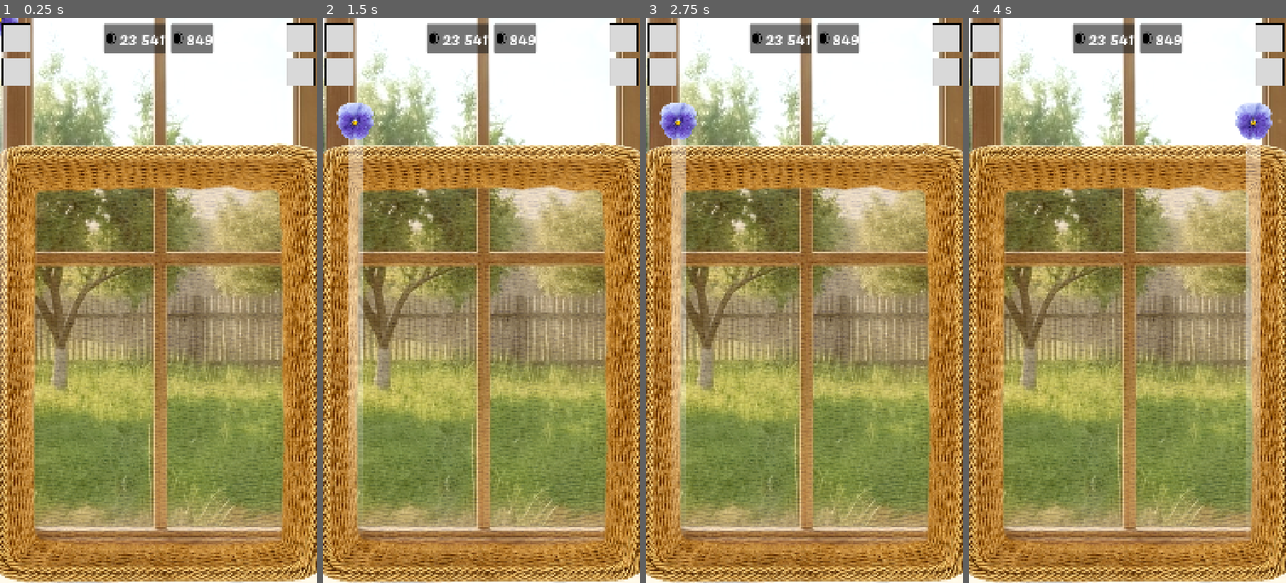
Above: before the commit, frames 1-4 (left to right).
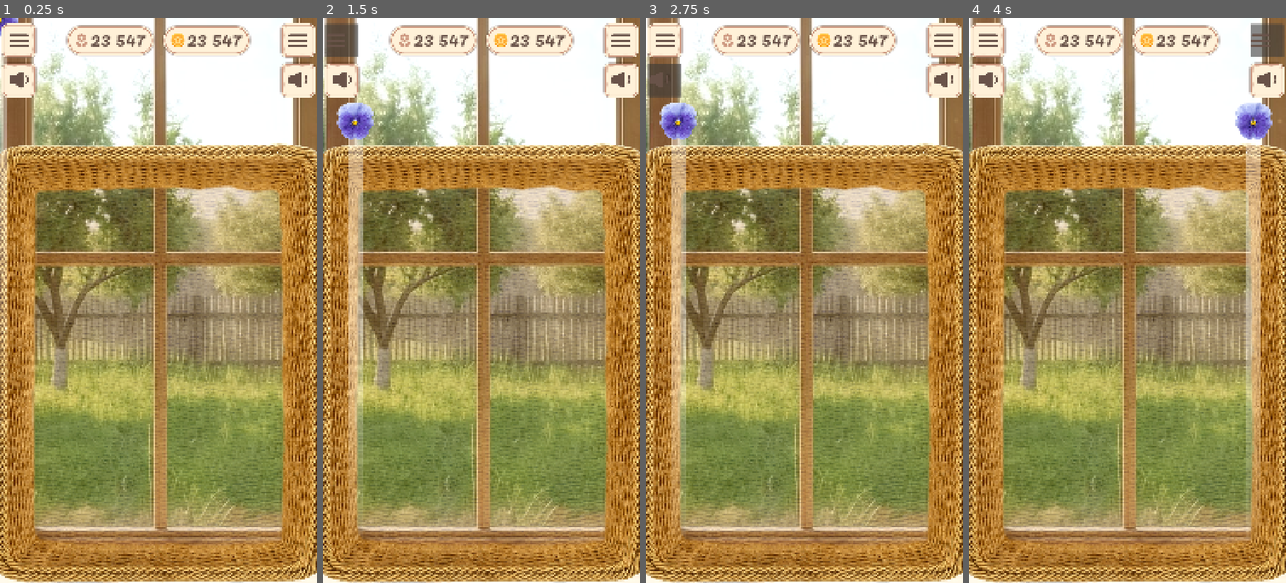
Above: after the commit, the same moments.

Repository: justkuzan/SuikaGame
Game: Godot game, scene res://Core/Level/Level.tscn
The game is run twice, just before and just after one commit, with the same random seed, the same clock (stepped at 60 frames per second) and the same inputs.
Inputs (mouse positions are in pixels of both pictures, inside the frame that each line leads up to):
- Up to frame 1 (0.25 s): no input
- Up to frame 2 (1.5 s): click (338, 40) at 0.52 s; click (342, 40) at 1.27 s
- Up to frame 3 (2.75 s): click (661, 74) at 2.02 s
- Up to frame 4 (4 s): click (988, 80) at 2.77 s; click (1270, 40) at 3.52 s

The runs differ from the first frame. In frame 1, 5.9% of the frame differs, in the area x 0-100%, y 0-15%; in frame 2, 5.9%; in frame 3, 5.9%; in frame 4, 5.9%.

Commit message:
Added InGameUI icons, themes and styles

Diff:
--- /dev/null
+++ b/Resources/Fonts/Pacifico-32-Brown.tres
@@ -0,0 +1,8 @@
+[gd_resource type="LabelSettings" format=3 uid="uid://cg3khydp3xsl8"]
+
+[ext_resource type="FontFile" uid="uid://cacm4b36c5c5a" path="res://Assets/Fonts/Pacifico-Regular.ttf" id="1_ejmuv"]
+
+[resource]
+font = ExtResource("1_ejmuv")
+font_size = 32
+font_color = Color(0.4117647, 0.3254902, 0.28627452, 1)
--- /dev/null
+++ b/Resources/Fonts/Pacifico-64-Brown.tres
@@ -0,0 +1,8 @@
+[gd_resource type="LabelSettings" format=3 uid="uid://d1tvowrbxeyyf"]
+
+[ext_resource type="FontFile" uid="uid://cacm4b36c5c5a" path="res://Assets/Fonts/Pacifico-Regular.ttf" id="1_6ygag"]
+
+[resource]
+font = ExtResource("1_6ygag")
+font_size = 64
+font_color = Color(0.4117647, 0.3254902, 0.28627452, 1)
--- /dev/null
+++ b/UI/ButtonThemes/IconButton/icon-button-theme.tres
@@ -0,0 +1,8 @@
+[gd_resource type="Theme" format=3 uid="uid://4g8icp11ewv5"]
+
+[ext_resource type="StyleBox" uid="uid://b1be7hu7wucx3" path="res://UI/ButtonThemes/IconButton/normal-button.tres" id="1_8j65i"]
+
+[resource]
+Button/colors/font_color = Color(0.4117647, 0.3254902, 0.28627452, 1)
+Button/font_sizes/font_size = 32
+Button/styles/normal = ExtResource("1_8j65i")
--- /dev/null
+++ b/UI/ButtonThemes/IconButton/normal-button.tres
@@ -0,0 +1,16 @@
+[gd_resource type="StyleBoxTexture" format=3 uid="uid://b1be7hu7wucx3"]
+
+[ext_resource type="Texture2D" uid="uid://bh757l6ri4a4p" path="res://UI/ButtonThemes/IconButton/icon_bg_default.png" id="1_do8nh"]
+
+[resource]
+texture = ExtResource("1_do8nh")
+texture_margin_left = 25.0
+texture_margin_top = 25.0
+texture_margin_right = 25.0
+texture_margin_bottom = 25.0
+expand_margin_left = 4.0
+expand_margin_top = 4.0
+expand_margin_right = 4.0
+expand_margin_bottom = 4.0
+axis_stretch_horizontal = 2
+axis_stretch_vertical = 2
--- a/UI/InGameUI.tscn
+++ b/UI/InGameUI.tscn
@@ -1,13 +1,13 @@
 [gd_scene format=3 uid="uid://wt22gdfc845k"]
 
 [ext_resource type="Script" uid="uid://b5tjkq6wgnoo6" path="res://UI/InGameUi.gd" id="1_iybee"]
-[ext_resource type="Texture2D" uid="uid://bqi1yu8iwr86w" path="res://Assets/Sprites/TestObjects/button-placeholder.png" id="2_v4w3m"]
-[ext_resource type="Texture2D" uid="uid://dspo1dek3tcm8" path="res://Assets/Sprites/TestObjects/icon-placeholder.png" id="3_fpkuk"]
-[ext_resource type="FontFile" uid="uid://cacm4b36c5c5a" path="res://Assets/Fonts/Pacifico-Regular.ttf" id="4_slqm7"]
-
-[sub_resource type="LabelSettings" id="LabelSettings_yoa8l"]
-font = ExtResource("4_slqm7")
-font_size = 56
+[ext_resource type="Texture2D" uid="uid://d2hpv8y3031am" path="res://UI/Panels/panel_bg_default.png" id="2_slqm7"]
+[ext_resource type="Texture2D" uid="uid://chkbffcuj618i" path="res://UI/Icons/icon-menu.png" id="3_2wdwc"]
+[ext_resource type="Texture2D" uid="uid://daoc2eeg23pba" path="res://UI/Icons/icon-flower.png" id="4_yoa8l"]
+[ext_resource type="LabelSettings" uid="uid://d1tvowrbxeyyf" path="res://Resources/Fonts/Pacifico-64-Brown.tres" id="5_qabgy"]
+[ext_resource type="Theme" uid="uid://4g8icp11ewv5" path="res://UI/ButtonThemes/IconButton/icon-button-theme.tres" id="7_qabgy"]
+[ext_resource type="Texture2D" uid="uid://rg2ohh8aaix4" path="res://UI/Icons/icon-coin.png" id="8_2wdwc"]
+[ext_resource type="Texture2D" uid="uid://bxlg0o7uuaskf" path="res://UI/Icons/icon-sound.png" id="8_51tg6"]
 
 [node name="InGameUI" type="CanvasLayer" unique_id=392788018]
 script = ExtResource("1_iybee")
@@ -43,13 +43,15 @@
 layout_mode = 2
 theme_override_constants/separation = 20
 
-[node name="Menu-TextureButton" type="TextureButton" parent="InGameUI/General-Margin/Top-HBox/LeftButtons-VBox" unique_id=1552402156]
+[node name="Sound-Button" type="Button" parent="InGameUI/General-Margin/Top-HBox/LeftButtons-VBox" unique_id=1930828619]
 layout_mode = 2
-texture_normal = ExtResource("2_v4w3m")
+theme = ExtResource("7_qabgy")
+icon = ExtResource("3_2wdwc")
 
-[node name="SoundOff-TextureButton" type="TextureButton" parent="InGameUI/General-Margin/Top-HBox/LeftButtons-VBox" unique_id=693055671]
+[node name="Menu-Button" type="Button" parent="InGameUI/General-Margin/Top-HBox/LeftButtons-VBox" unique_id=705252355]
 layout_mode = 2
-texture_normal = ExtResource("2_v4w3m")
+theme = ExtResource("7_qabgy")
+icon = ExtResource("8_51tg6")
 
 [node name="Empty" type="MarginContainer" parent="InGameUI/General-Margin/Top-HBox" unique_id=1965676137]
 layout_mode = 2
@@ -63,49 +65,91 @@
 layout_mode = 2
 size_flags_vertical = 0
 
-[node name="CounterBg-Panel" type="Panel" parent="InGameUI/General-Margin/Top-HBox/CenterCounters-HBox/Counter-Margin" unique_id=315065840]
+[node name="Bg-NinePatchRect" type="NinePatchRect" parent="InGameUI/General-Margin/Top-HBox/CenterCounters-HBox/Counter-Margin" unique_id=1898993787]
 layout_mode = 2
+texture = ExtResource("2_slqm7")
+patch_margin_left = 56
+patch_margin_top = 56
+patch_margin_right = 56
+patch_margin_bottom = 56
 
-[node name="Counter-HBox" type="HBoxContainer" parent="InGameUI/General-Margin/Top-HBox/CenterCounters-HBox/Counter-Margin" unique_id=1198849235]
+[node name="Text+Icon-Margin" type="MarginContainer" parent="InGameUI/General-Margin/Top-HBox/CenterCounters-HBox/Counter-Margin" unique_id=115322649]
+layout_mode = 2
+theme_override_constants/margin_left = 32
+theme_override_constants/margin_right = 34
+
+[node name="Counter-HBox" type="HBoxContainer" parent="InGameUI/General-Margin/Top-HBox/CenterCounters-HBox/Counter-Margin/Text+Icon-Margin" unique_id=1198849235]
+layout_mode = 2
+size_flags_horizontal = 4
+size_flags_vertical = 4
+theme_override_constants/separation = 6
+
+[node name="Icon-TextureRect" type="TextureRect" parent="InGameUI/General-Margin/Top-HBox/CenterCounters-HBox/Counter-Margin/Text+Icon-Margin/Counter-HBox" unique_id=331346275]
+layout_mode = 2
+size_flags_horizontal = 4
+size_flags_vertical = 4
+texture = ExtResource("4_yoa8l")
+
+[node name="Counter-VBox" type="VBoxContainer" parent="InGameUI/General-Margin/Top-HBox/CenterCounters-HBox/Counter-Margin/Text+Icon-Margin/Counter-HBox" unique_id=748777219]
 layout_mode = 2
 size_flags_horizontal = 4
 size_flags_vertical = 4
 
-[node name="Icon-TextureRect" type="TextureRect" parent="InGameUI/General-Margin/Top-HBox/CenterCounters-HBox/Counter-Margin/Counter-HBox" unique_id=331346275]
+[node name="Negative-Margin" type="MarginContainer" parent="InGameUI/General-Margin/Top-HBox/CenterCounters-HBox/Counter-Margin/Text+Icon-Margin/Counter-HBox/Counter-VBox" unique_id=694705018]
 layout_mode = 2
-size_flags_vertical = 4
-texture = ExtResource("3_fpkuk")
-stretch_mode = 2
+size_flags_horizontal = 3
+theme_override_constants/margin_top = -14
 
-[node name="Counter-Label" type="Label" parent="InGameUI/General-Margin/Top-HBox/CenterCounters-HBox/Counter-Margin/Counter-HBox" unique_id=63904488]
+[node name="Counter-Label" type="Label" parent="InGameUI/General-Margin/Top-HBox/CenterCounters-HBox/Counter-Margin/Text+Icon-Margin/Counter-HBox/Counter-VBox/Negative-Margin" unique_id=63904488]
 layout_mode = 2
-size_flags_vertical = 0
-text = "23 541"
-label_settings = SubResource("LabelSettings_yoa8l")
+text = "23 547"
+label_settings = ExtResource("5_qabgy")
+horizontal_alignment = 2
 
-[node name="Coins-Margin" type="MarginContainer" parent="InGameUI/General-Margin/Top-HBox/CenterCounters-HBox" unique_id=296882636]
+[node name="Coins-Margin2" type="MarginContainer" parent="InGameUI/General-Margin/Top-HBox/CenterCounters-HBox" unique_id=572598831]
 layout_mode = 2
 size_flags_vertical = 0
 
-[node name="CoinsBg-Panel" type="Panel" parent="InGameUI/General-Margin/Top-HBox/CenterCounters-HBox/Coins-Margin" unique_id=991110207]
+[node name="Bg-NinePatchRect" type="NinePatchRect" parent="InGameUI/General-Margin/Top-HBox/CenterCounters-HBox/Coins-Margin2" unique_id=410341923]
 layout_mode = 2
+texture = ExtResource("2_slqm7")
+patch_margin_left = 56
+patch_margin_top = 56
+patch_margin_right = 56
+patch_margin_bottom = 56
 
-[node name="Coins-HBox" type="HBoxContainer" parent="InGameUI/General-Margin/Top-HBox/CenterCounters-HBox/Coins-Margin" unique_id=1196540390]
+[node name="Text+Icon-Margin" type="MarginContainer" parent="InGameUI/General-Margin/Top-HBox/CenterCounters-HBox/Coins-Margin2" unique_id=505989942]
+layout_mode = 2
+theme_override_constants/margin_left = 32
+theme_override_constants/margin_right = 34
+
+[node name="Counter-HBox" type="HBoxContainer" parent="InGameUI/General-Margin/Top-HBox/CenterCounters-HBox/Coins-Margin2/Text+Icon-Margin" unique_id=1879777399]
+layout_mode = 2
+size_flags_horizontal = 4
+size_flags_vertical = 4
+theme_override_constants/separation = 6
+
+[node name="Icon-TextureRect" type="TextureRect" parent="InGameUI/General-Margin/Top-HBox/CenterCounters-HBox/Coins-Margin2/Text+Icon-Margin/Counter-HBox" unique_id=382691297]
+layout_mode = 2
+size_flags_horizontal = 4
+size_flags_vertical = 4
+texture = ExtResource("8_2wdwc")
+
+[node name="Counter-VBox" type="VBoxContainer" parent="InGameUI/General-Margin/Top-HBox/CenterCounters-HBox/Coins-Margin2/Text+Icon-Margin/Counter-HBox" unique_id=1897484262]
 layout_mode = 2
 size_flags_horizontal = 4
 size_flags_vertical = 4
 
-[node name="Icon-TextureRect" type="TextureRect" parent="InGameUI/General-Margin/Top-HBox/CenterCounters-HBox/Coins-Margin/Coins-HBox" unique_id=676708168]
+[node name="Negative-Margin" type="MarginContainer" parent="InGameUI/General-Margin/Top-HBox/CenterCounters-HBox/Coins-Margin2/Text+Icon-Margin/Counter-HBox/Counter-VBox" unique_id=298877230]
 layout_mode = 2
-size_flags_vertical = 4
-texture = ExtResource("3_fpkuk")
-stretch_mode = 2
+size_flags_horizontal = 3
+theme_override_constants/margin_top = -14
 
-[node name="Coins-Label" type="Label" parent="InGameUI/General-Margin/Top-HBox/CenterCounters-HBox/Coins-Margin/Coins-HBox" unique_id=1771735135]
+[node name="Counter-Label" type="Label" parent="InGameUI/General-Margin/Top-HBox/CenterCounters-HBox/Coins-Margin2/Text+Icon-Margin/Counter-HBox/Counter-VBox/Negative-Margin" unique_id=873039949]
 layout_mode = 2
-size_flags_vertical = 0
-text = "849"
-label_settings = SubResource("LabelSettings_yoa8l")
+text = "23 547"
+label_settings = ExtResource("5_qabgy")
+horizontal_alignment = 2
 
 [node name="Empty2" type="MarginContainer" parent="InGameUI/General-Margin/Top-HBox" unique_id=781786151]
 layout_mode = 2
@@ -116,10 +160,12 @@
 size_flags_horizontal = 8
 theme_override_constants/separation = 20
 
-[node name="Booster1-TextureButton" type="TextureButton" parent="InGameUI/General-Margin/Top-HBox/RightButtons-VBox" unique_id=1328581110]
+[node name="Sound-Button" type="Button" parent="InGameUI/General-Margin/Top-HBox/RightButtons-VBox" unique_id=879701762]
 layout_mode = 2
-texture_normal = ExtResource("2_v4w3m")
+theme = ExtResource("7_qabgy")
+icon = ExtResource("3_2wdwc")
 
-[node name="Booster2-TextureButton" type="TextureButton" parent="InGameUI/General-Margin/Top-HBox/RightButtons-VBox" unique_id=757628140]
+[node name="Menu-Button" type="Button" parent="InGameUI/General-Margin/Top-HBox/RightButtons-VBox" unique_id=477273522]
 layout_mode = 2
-texture_normal = ExtResource("2_v4w3m")
+theme = ExtResource("7_qabgy")
+icon = ExtResource("8_51tg6")
--- a/project.godot
+++ b/project.godot
@@ -69,6 +69,10 @@
 
 flowers=""
 
+[gui]
+
+theme/custom_font="uid://cacm4b36c5c5a"
+
 [input]
 
 drop={
Binary file added: UI/ButtonThemes/IconButton/icon_bg_default.png
Not shown, added: UI/ButtonThemes/IconButton/icon_bg_default.png.import
Binary file added: UI/Icons/icon-coin.png
Not shown, added: UI/Icons/icon-coin.png.import
Binary file added: UI/Icons/icon-flower.png
Not shown, added: UI/Icons/icon-flower.png.import
Binary file added: UI/Icons/icon-menu.png
Not shown, added: UI/Icons/icon-menu.png.import
Binary file added: UI/Icons/icon-sound.png
Not shown, added: UI/Icons/icon-sound.png.import
Binary file added: UI/Panels/panel_bg_default.png
Not shown, added: UI/Panels/panel_bg_default.png.import
